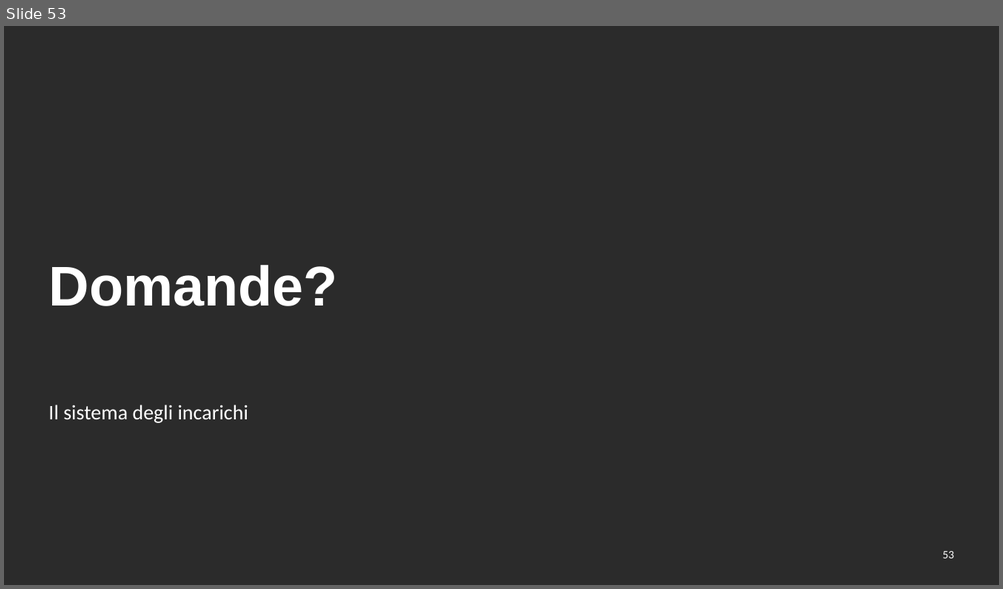
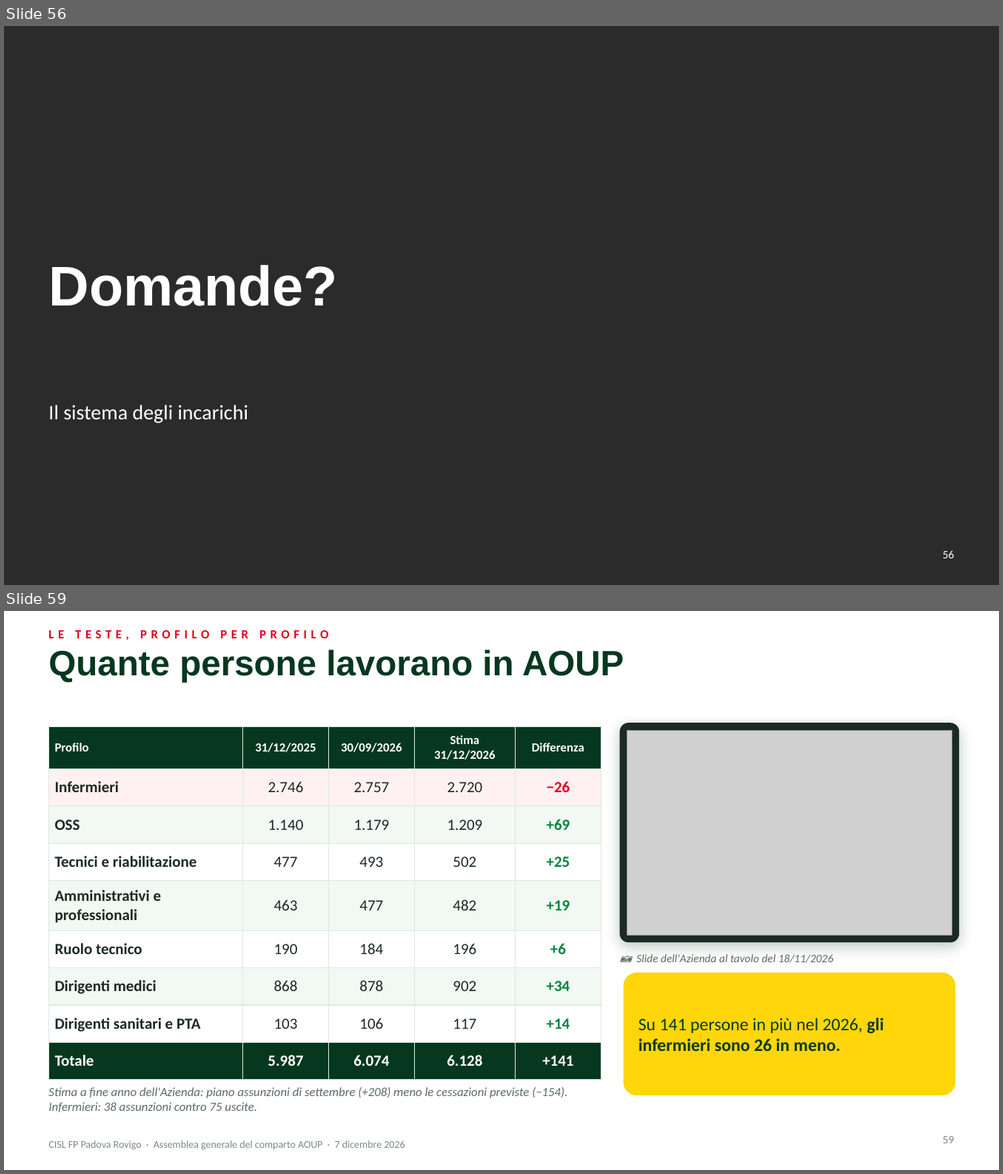
Before and after one commit to aki1806-droid/Prove, a slide deck: produzione/assemblea-2026-12-07/slide/assemblea-2026-12-07.pptx. Shown one above the other, each under a label of ours: slide 53 before the commit, slides 56 and 59 after it; the slides between them are not shown. The pictures are 1003x589 and 1003x1174 pixels, drawn with LibreOffice and Linux fonts; fonts in the diff are those of the drawing; grey boxes stand for pictures; background and template pictures are left out; a plain dark background stands for a picture behind light text. Boxes give left, top, right and bottom in pixels: in the first picture for what was removed or moved away, otherwise in the second. Text is boxed around its words. In the diff, an @@ line names an element or a change of style, - is before the commit and + after.

```diff
--- a/produzione/assemblea-2026-12-07/slide/assemblea-2026-12-07.pptx
+++ b/produzione/assemblea-2026-12-07/slide/assemblea-2026-12-07.pptx
@@ slide 59 added at (x1=4, y1=611, x2=999, y2=1170), background #FFFFFF @@
@@ text added at (x1=48, y1=630, x2=328, y2=640), 12 pt, text #E2001A, bold @@
+LE TESTE, PROFILO PER PROFILO
@@ title added at (x1=48, y1=649, x2=623, y2=683), 34 pt, text #06381F, bold @@
+Quante persone lavorano in AOUP
@@ table added at (x1=48, y1=726, x2=601, y2=1069), 9 rows, 5 columns @@
+Profilo | 31/12/2025 | 30/09/2026 | Stima 31/12/2026 | Differenza
+Infermieri | 2.746 | 2.757 | 2.720 | −26
+OSS | 1.140 | 1.179 | 1.209 | +69
+Tecnici e riabilitazione | 477 | 493 | 502 | +25
+Amministrativi e professionali | 463 | 477 | 482 | +19
+Ruolo tecnico | 190 | 184 | 196 | +6
+Dirigenti medici | 868 | 878 | 902 | +34
+Dirigenti sanitari e PTA | 103 | 106 | 117 | +14
+Totale | 5.987 | 6.074 | 6.128 | +141
@@ rounded rectangle added at (x1=620, y1=723, x2=959, y2=943), fill #1B2A22 @@
@@ picture added at (x1=627, y1=730, x2=951, y2=936) @@
@@ text added at (x1=636, y1=954, x2=833, y2=963), 11 pt, text #5B6B62, italic @@
+📷 Slide dell'Azienda al tavolo del 18/11/2026
@@ rounded rectangle added at (x1=623, y1=973, x2=956, y2=1096), fill #FFD60A @@
@@ text added at (x1=638, y1=1018, x2=884, y2=1051), 17 pt, text #06381F, bold @@
+Su 141 persone in più nel 2026, gli infermieri sono 26 in meno.
@@ text added at (x1=48, y1=1088, x2=567, y2=1113), 12 pt, text #5B6B62, italic @@
+Stima a fine anno dell'Azienda: piano assunzioni di settembre (+208) meno le cessazioni previste (−154). Infermieri: 38 assunzioni contro 75 uscite.
@@ text added at (x1=48, y1=1141, x2=404, y2=1150), 10 pt, text #7A8B81 @@
+CISL FP Padova Rovigo · Assemblea generale del comparto AOUP · 7 dicembre 2026
@@ page number added at (x1=942, y1=1136, x2=954, y2=1144), 11 pt, text #7A8B81 @@
+59
@@ what was slide 53 is now slide 56 @@
@@ page number at (x1=942, y1=551, x2=954, y2=559): text changed @@
-53
+56
```
Also in this commit, not shown: 6 slides changed, 8 other slides added, 31 other files.
